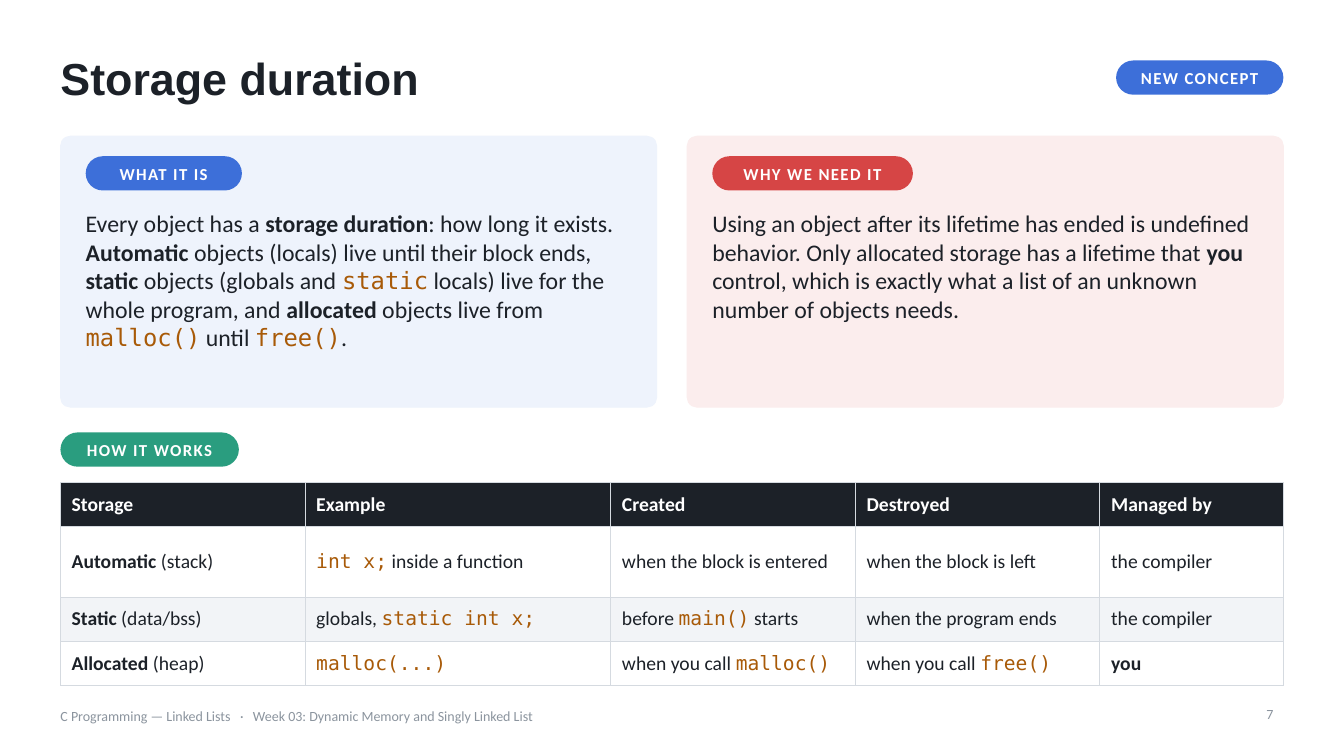
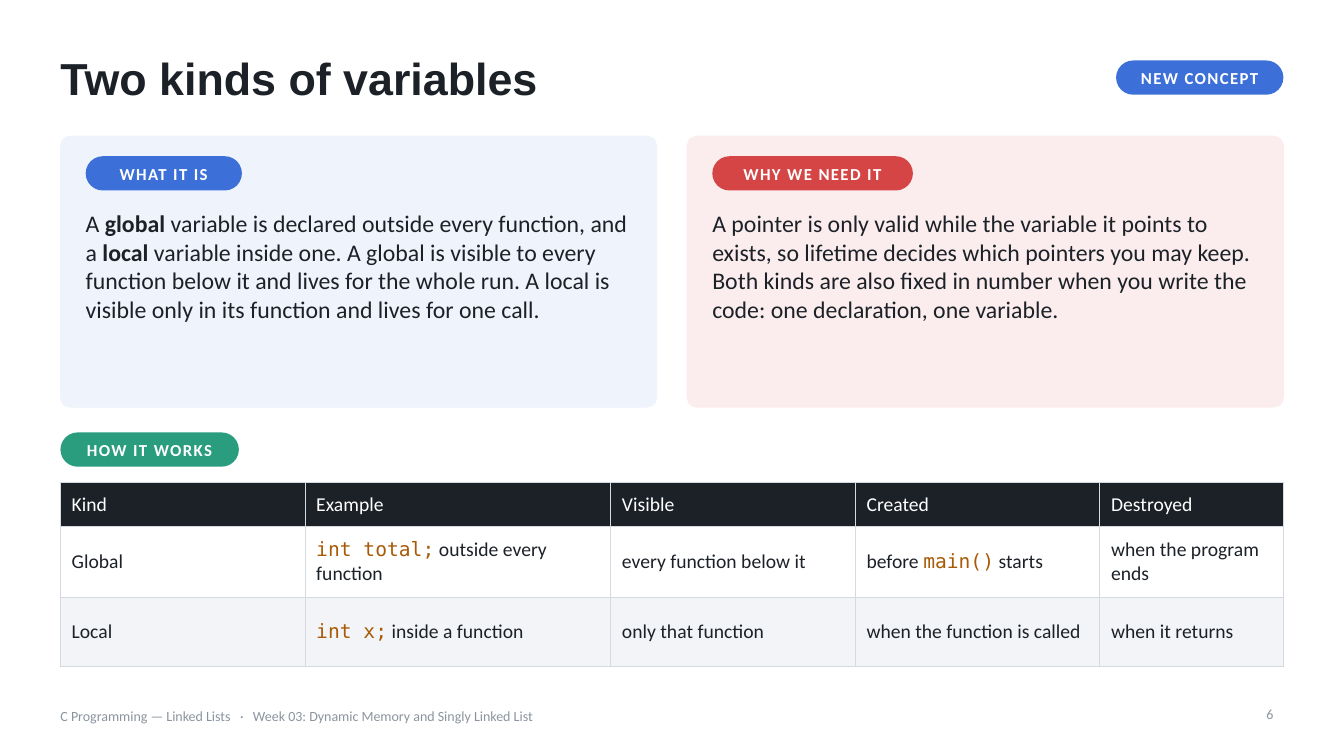
Before and after one commit to seehwan/2026-swcoding, a slide deck: slide 6 of lectures/week03-linked-list/week03-part1-slides.pptx (slide 7 before the commit). Drawn at 1344x756 pixels with LibreOffice and Linux fonts; fonts in the diff are those of the drawing. Boxes give left, top, right and bottom in pixels: in the first picture for what was removed or moved away, otherwise in the second. Text is boxed around its words. In the diff, an @@ line names an element or a change of style, - is before the commit and + after.

```diff
--- a/lectures/week03-linked-list/week03-part1-slides.pptx
+++ b/lectures/week03-linked-list/week03-part1-slides.pptx
@@ title at (60,62,537,96): text changed @@
-Storage duration
+Two kinds of variables
@@ text at (86,215,627,322): text changed @@
-Every object has a storage duration: how long it exists. Automatic objects (locals) live until their block ends, static objects (globals and static locals) live for the whole program, and allocated objects live from malloc() until free().
+A global variable is declared outside every function, and a local variable inside one. A global is visible to every function below it and lives for the whole run. A local is visible only in its function and lives for one call.
@@ text at (712,215,1250,321): text changed @@
-Using an object after its lifetime has ended is undefined behavior. Only allocated storage has a lifetime that you control, which is exactly what a list of an unknown number of objects needs.
+A pointer is only valid while the variable it points to exists, so lifetime decides which pointers you may keep. Both kinds are also fixed in number when you write the code: one declaration, one variable.
@@ table at (60,483,1285,645) @@
-row 1: Storage | Example | Created | Destroyed | Managed by
-row 2: Automatic (stack) | int x; inside a function | when the block is entered | when the block is left | the compiler
-row 3: Static (data/bss) | globals, static int x; | before main() starts | when the program ends | the compiler
-row 4: Allocated (heap) | malloc(...) | when you call malloc() | when you call free() | you
+row 1: Kind | Example | Visible | Created | Destroyed
+row 2: Global | int total; outside every function | every function below it | before main() starts | when the program ends
+row 3: Local | int x; inside a function | only that function | when the function is called | when it returns
@@ page number at (1266,710,1273,719): text changed @@
-7
+6
```
Also in this commit, not shown: 10 other slides changed, 1 slide added, 3 slides removed, 3 other files.
